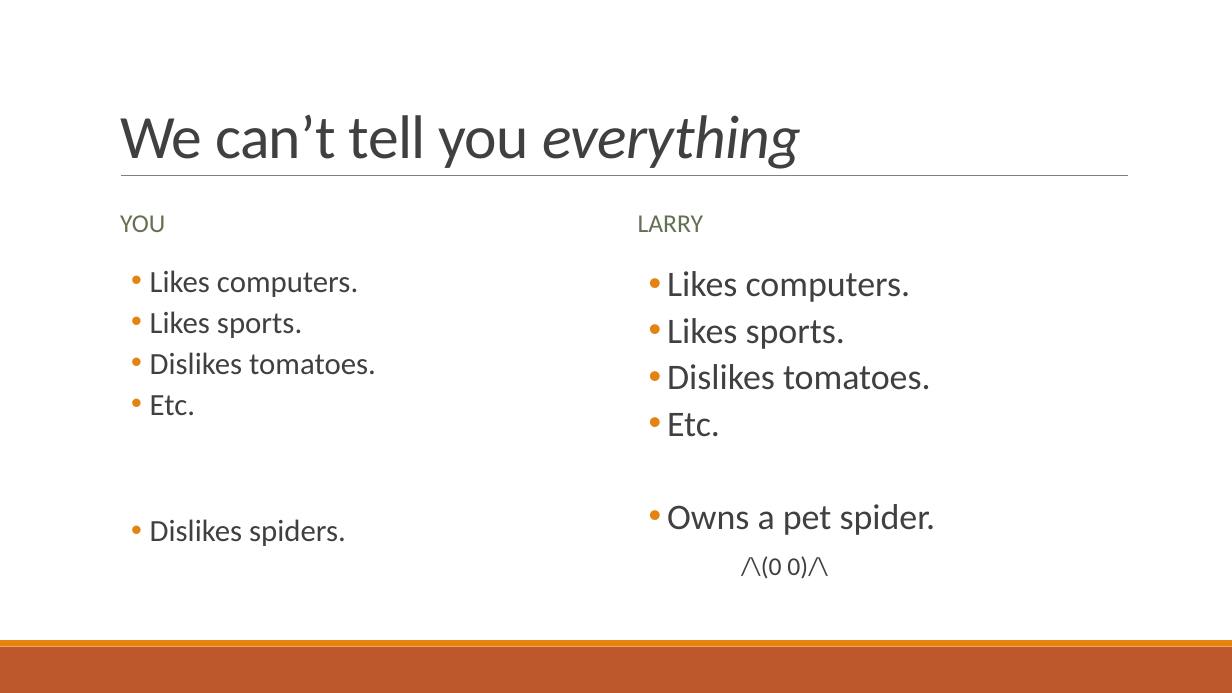
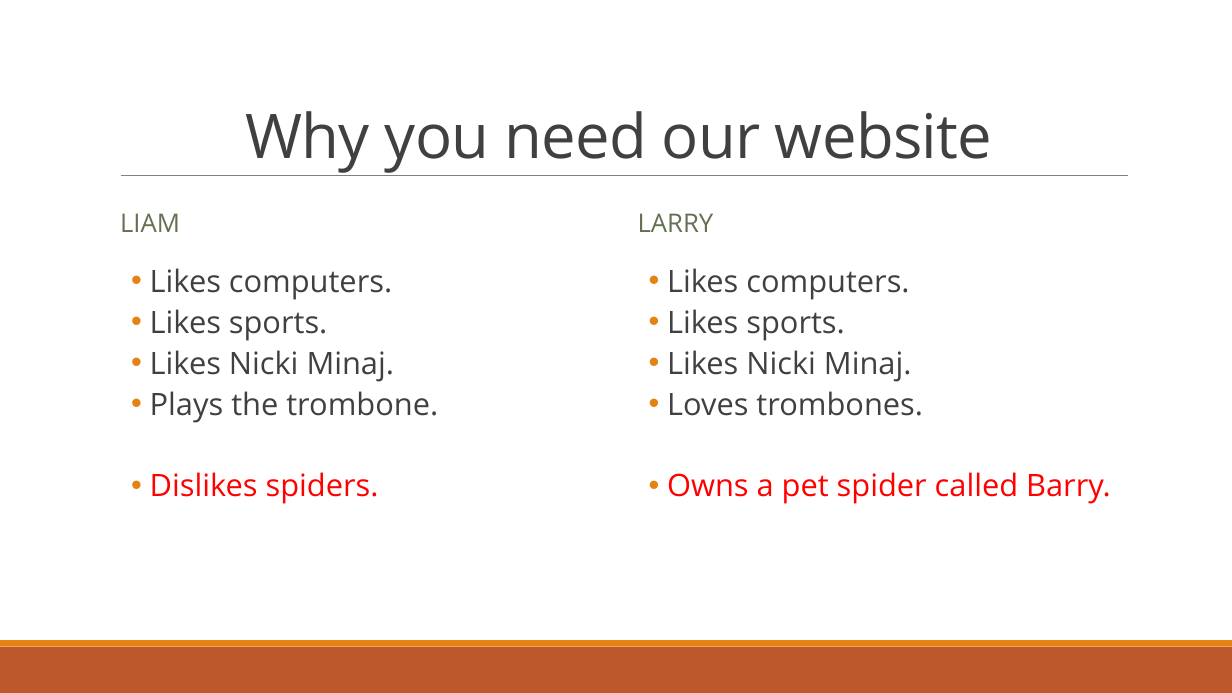
Before and after one commit to dragosthealex/roomies, a slide deck: slide 2 of res/presentation1/final_presentation.pptx (slide 4 before the commit). Drawn at 1232x693 pixels with LibreOffice and Linux fonts; fonts in the diff are those of the drawing. Boxes give left, top, right and bottom in pixels: in the first picture for what was removed or moved away, otherwise in the second. Text is boxed around its words. In the diff, an @@ line names an element or a change of style, - is before the commit and + after.

```diff
--- a/res/presentation1/final_presentation.pptx
+++ b/res/presentation1/final_presentation.pptx
@@ title at [245, 111, 993, 173]: text changed; font Calibri to Open Sans @@
-We can’t tell you everything
+Why you need our website
@@ text "LARRY" at [638, 213, 714, 232]: font Calibri to Open Sans @@
@@ text at [120, 213, 180, 232]: text changed; font Calibri to Open Sans @@
-YOU
+LIAM
@@ text at [150, 268, 392, 504]: font Calibri to Open Sans in "Likes computers.", "Likes sports.", "Dislikes spiders."; text colour #404040 to #FF0000 in "Dislikes spiders." @@
@@ text at [667, 268, 909, 341]: size 28 to 24 pt, font Calibri to Open Sans in "Likes computers.", "Likes sports." @@
@@ text at [150, 350, 438, 423]: text changed; font Calibri to Open Sans @@
-  • Dislikes tomatoes.
-  • Etc.
+  • Likes Nicki Minaj.
+  • Plays the trombone.
@@ text at [667, 350, 1111, 504]: text changed; size 28 to 24 pt; font Calibri to Open Sans @@
-  • Dislikes tomatoes.
-  • Etc.
-  • Owns a pet spider.
-  /\(0 0)/\
+  • Likes Nicki Minaj.
+  • Loves trombones.
+  • Owns a pet spider called Barry.
```
Also in this commit, not shown: 10 other slides changed, 9 slides added, 18 slides removed, 1 other file.
